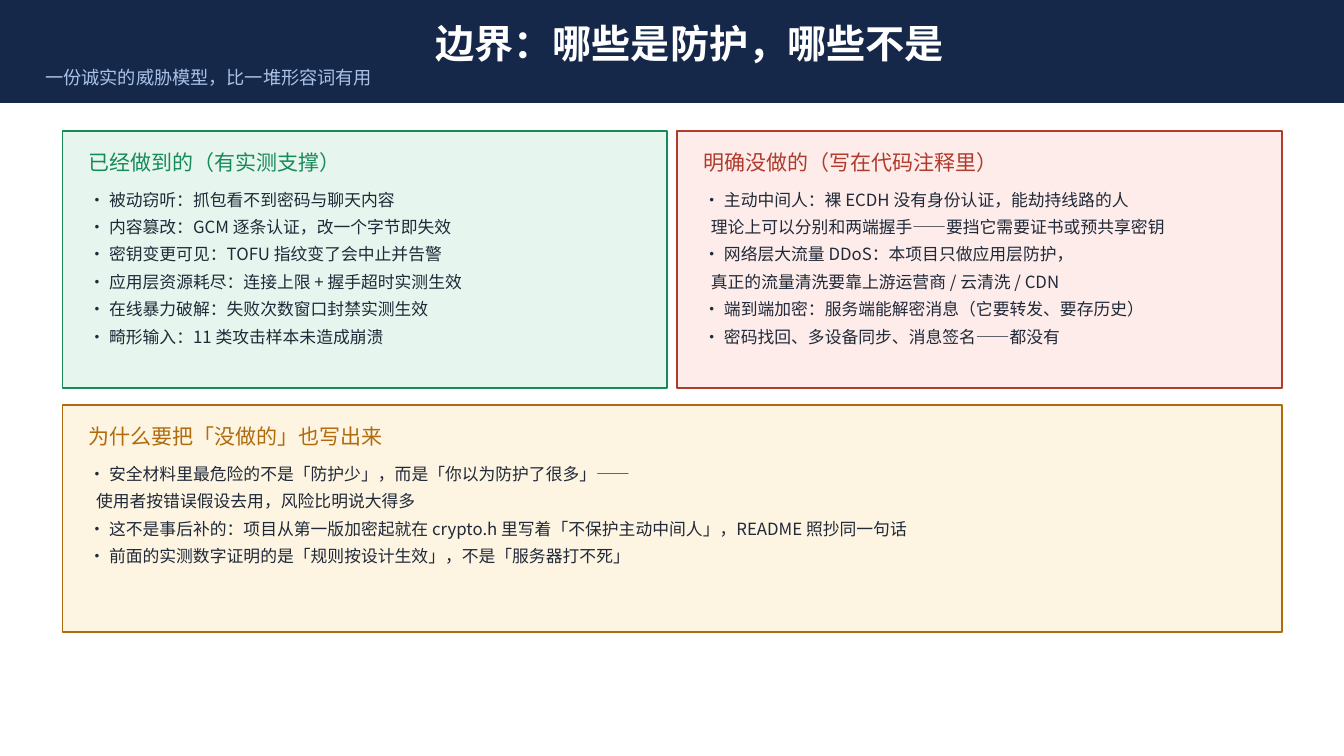
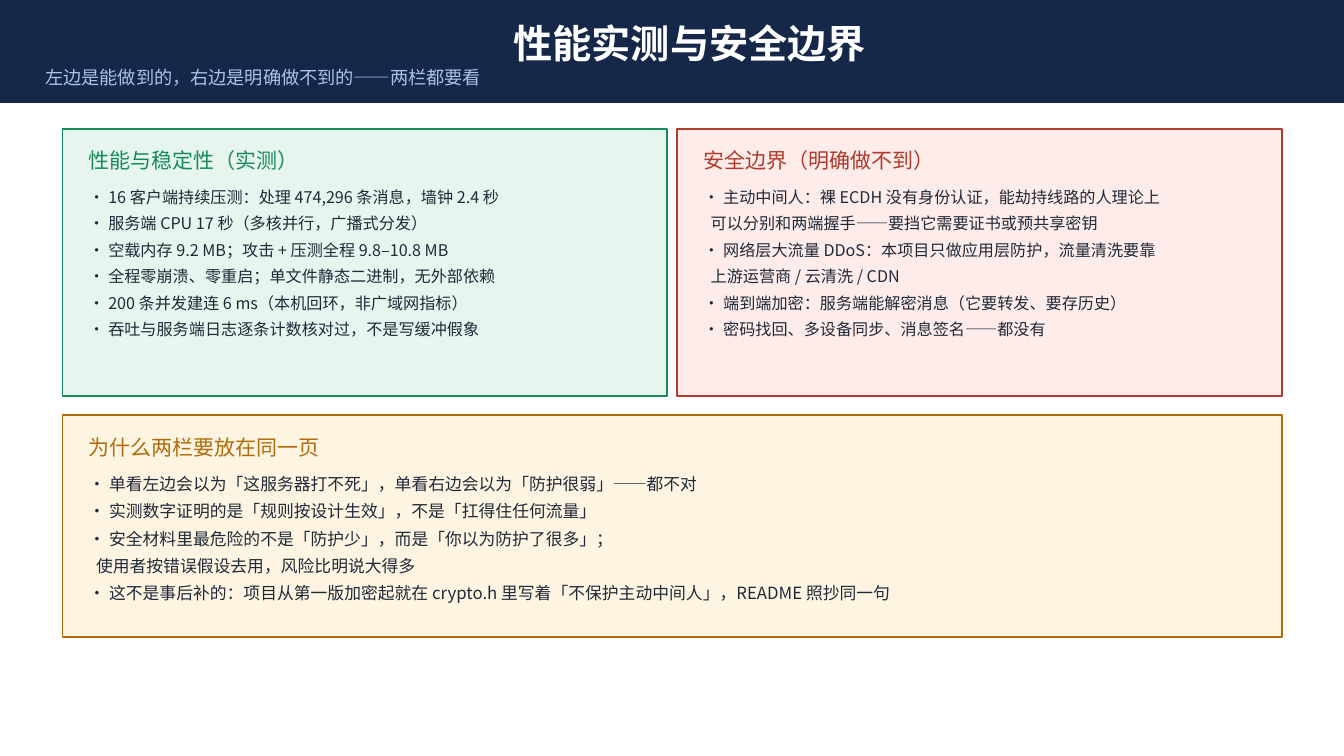
Before and after one commit to dongfang20101113/DChat, a slide deck: slide 18 of dchat-项目介绍.pptx (slide 17 before the commit). Drawn at 1344x756 pixels with LibreOffice and Linux fonts; fonts in the diff are those of the drawing. Boxes give left, top, right and bottom in pixels: in the first picture for what was removed or moved away, otherwise in the second. Text is boxed around its words. In the diff, an @@ line names an element or a change of style, - is before the commit and + after.

Commit message:
docs: PPT 合并成一份（24 页动画版），去掉历史遗留的重复文件
之前因为 PowerPoint 一直开着两个旧 pptx，写入被拦，只能以新文件名交付，
结果目录里堆了三份。现在统一成一份：

  dchat-项目介绍.pptx   24 页 / 850 KB / 24 页有动画 / 117 个淡入效果
    （内容 = 之前交付的 v3）

  - dchat-项目介绍-v3.pptx     删除（内容已并入上面的文件）
  - dchat-项目介绍-动画版.pptx  从 git 移除跟踪（本地文件被 PowerPoint 占着删不掉，
    关闭后可直接删除）

tools/make_ppt.py 的默认输出名改回 dchat-项目介绍.pptx，不再生成 v3 后缀。

```diff
--- a/dchat-项目介绍.pptx
+++ b/dchat-项目介绍.pptx
@@ text in rectangle at (45, 68, 481, 86): text changed @@
-边界：哪些是防护，哪些不是
-一份诚实的威胁模型，比一堆形容词有用
+性能实测与安全边界
+左边是能做到的，右边是明确做不到的——两栏都要看
@@ rectangle: place and size @@
-rectangle at (63, 131, 667, 388)
+rectangle at (63, 129, 667, 396)
@@ rectangle: place and size @@
-rectangle at (678, 131, 1282, 388)
+rectangle at (678, 129, 1282, 396)
@@ text at (89, 150, 299, 170): text changed @@
-已经做到的（有实测支撑）
+性能与稳定性（实测）
@@ text at (703, 150, 934, 170): text changed @@
-明确没做的（写在代码注释里）
+安全边界（明确做不到）
@@ text at (108, 189, 499, 337): text changed; size 12 to 11.5 pt @@
-· 被动窃听：抓包看不到密码与聊天内容
-· 内容篡改：GCM 逐条认证，改一个字节即失效
-· 密钥变更可见：TOFU 指纹变了会中止并告警
-· 应用层资源耗尽：连接上限 + 握手超时实测生效
-· 在线暴力破解：失败次数窗口封禁实测生效
-· 畸形输入：11 类攻击样本未造成崩溃
+· 16 客户端持续压测：处理 474,296 条消息，墙钟 2.4 秒
+· 服务端 CPU 17 秒（多核并行，广播式分发）
+· 空载内存 9.2 MB；攻击 + 压测全程 9.8–10.8 MB
+· 全程零崩溃、零重启；单文件静态二进制，无外部依赖
+· 200 条并发建连 6 ms（本机回环，非广域网指标）
+· 吞吐与服务端日志逐条计数核对过，不是写缓冲假象
@@ text at (711, 189, 1160, 284): text changed; size 12 to 11.5 pt @@
-· 主动中间人：裸 ECDH 没有身份认证，能劫持线路的人
-理论上可以分别和两端握手——要挡它需要证书或预共享密钥
-· 网络层大流量 DDoS：本项目只做应用层防护，
-真正的流量清洗要靠上游运营商 / 云清洗 / CDN
+· 主动中间人：裸 ECDH 没有身份认证，能劫持线路的人理论上
+可以分别和两端握手——要挡它需要证书或预共享密钥
+· 网络层大流量 DDoS：本项目只做应用层防护，流量清洗要靠
+上游运营商 / 云清洗 / CDN
@@ text at (723, 295, 1126, 337): size 12 to 11.5 pt in "· 端到端加密：服务端能解密消息（它要转发、要存历史）", "· 密码找回、多设备同步、消息签名——都没有" @@
@@ rectangle: place and size @@
-rectangle at (63, 405, 1282, 632)
+rectangle at (63, 415, 1282, 637)
@@ text at (89, 437, 320, 457): text changed @@
-为什么要把「没做的」也写出来
+为什么两栏要放在同一页
@@ text "· 单看左边会以为「这服务器打不死」，单看右边会以为「防护很弱」——都不对": place and size @@
-text "· 单看左边会以为「这服务器打不死」，单看右边会以为「防护很弱」——都不对" at (96, 465, 907, 564)
+text "· 单看左边会以为「这服务器打不死」，单看右边会以为「防护很弱」——都不对" at (96, 475, 890, 603)
@@ text at (109, 475, 697, 548): text changed @@
-· 安全材料里最危险的不是「防护少」，而是「你以为防护了很多」——
+· 单看左边会以为「这服务器打不死」，单看右边会以为「防护很弱」——都不对
+· 实测数字证明的是「规则按设计生效」，不是「扛得住任何流量」
+· 安全材料里最危险的不是「防护少」，而是「你以为防护了很多」；
@@ text at (109, 584, 890, 603): text changed @@
-· 这不是事后补的：项目从第一版加密起就在 crypto.h 里写着「不保护主动中间人」，README 照抄同一句话
-· 前面的实测数字证明的是「规则按设计生效」，不是「服务器打不死」
+· 这不是事后补的：项目从第一版加密起就在 crypto.h 里写着「不保护主动中间人」，README 照抄同一句
```
Also in this commit, not shown: 3 other slides changed, 3 slides added, 2 slides removed, 1 other file.
